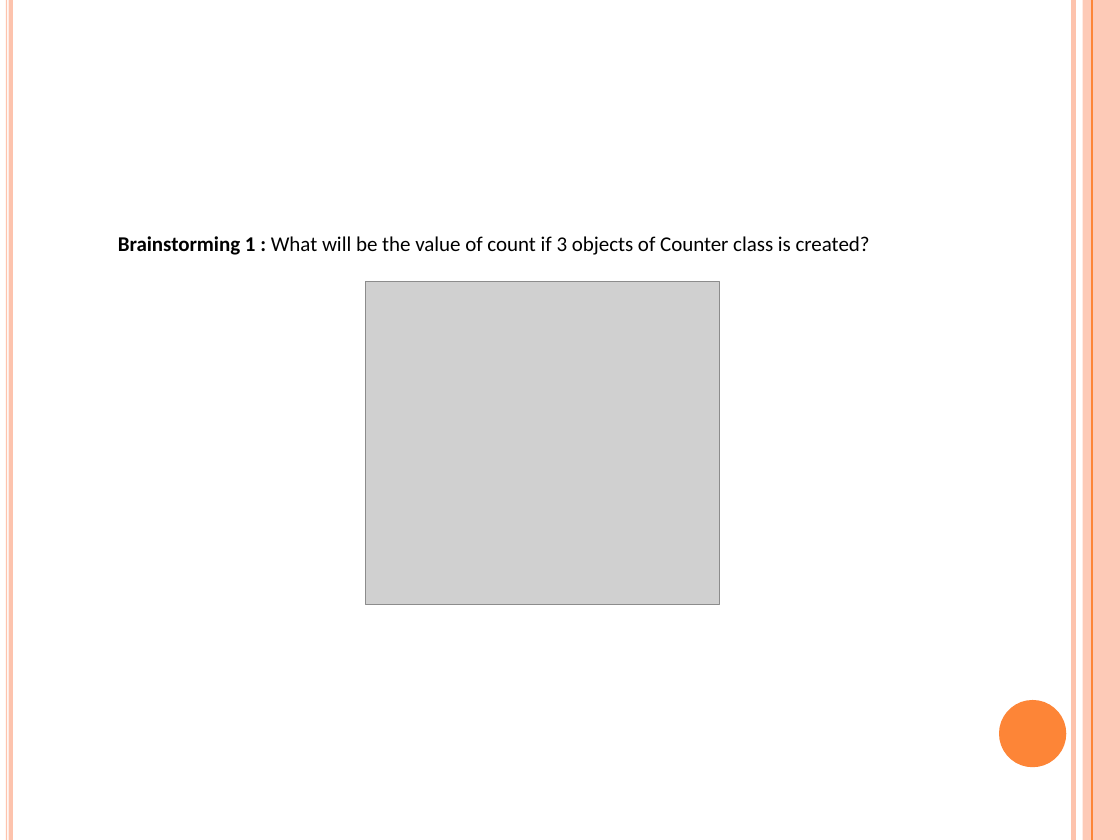
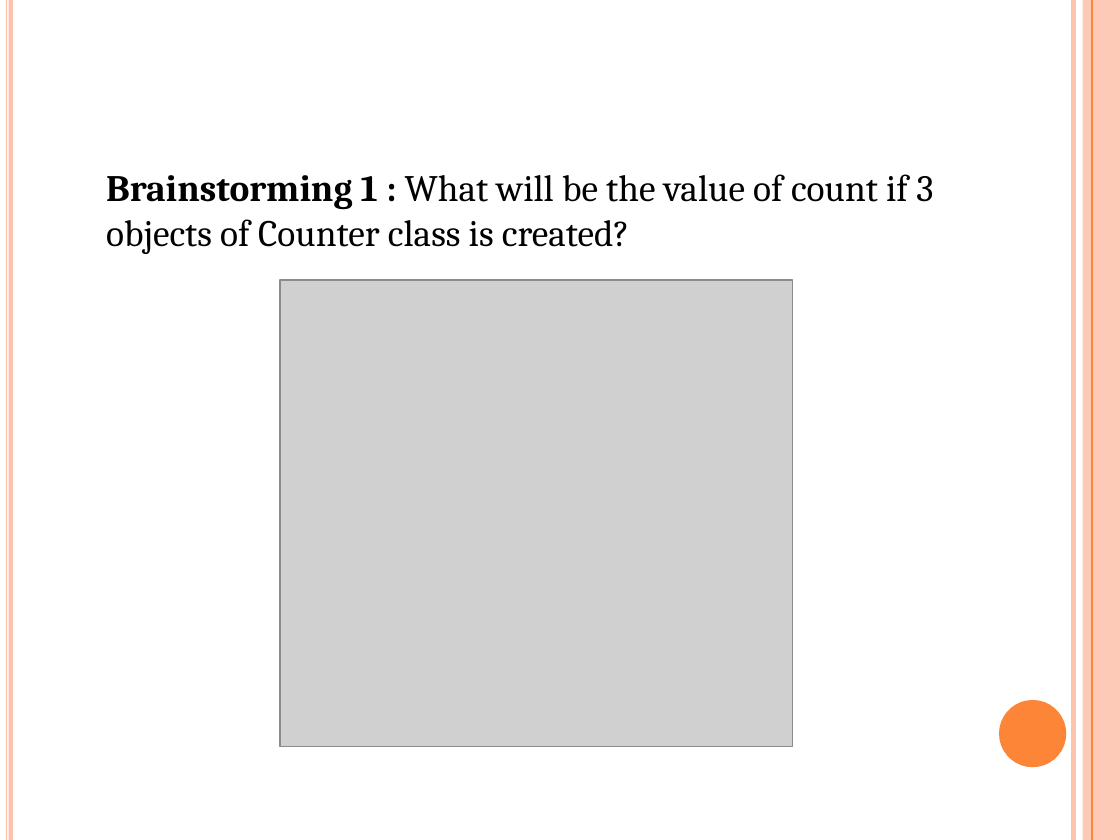
Before and after one commit to ashrafulparan2/UIU-Resources, a slide deck: slide 62 of OOP Theory materials-Spring_26/Mid/Lecture4_OOPPrinciples.pptx. Drawn at 1120x840 pixels with LibreOffice and Linux fonts; fonts in the diff are those of the drawing; grey boxes stand for pictures. Boxes give left, top, right and bottom in pixels: in the first picture for what was removed or moved away, otherwise in the second. Text is boxed around its words. In the diff, an @@ line names an element or a change of style, - is before the commit and + after.

```diff
--- a/OOP Theory materials-Spring_26/Mid/Lecture4_OOPPrinciples.pptx
+++ b/OOP Theory materials-Spring_26/Mid/Lecture4_OOPPrinciples.pptx
@@ text "Brainstorming 1 : What will ..." moved from (x1=118, y1=236, x2=870, y2=255) to (x1=106, y1=174, x2=933, y2=254) @@
@@ text "Brainstorming 1 : What will ..." at (x1=106, y1=174, x2=933, y2=254): size 13.5 to 24 pt, font Calibri to Cambria @@
@@ picture resized from (x1=365, y1=282, x2=719, y2=605) to (x1=280, y1=280, x2=792, y2=746) @@
```
Also in this commit, not shown: 5 other slides changed, 6 slides added, 1 other file.
